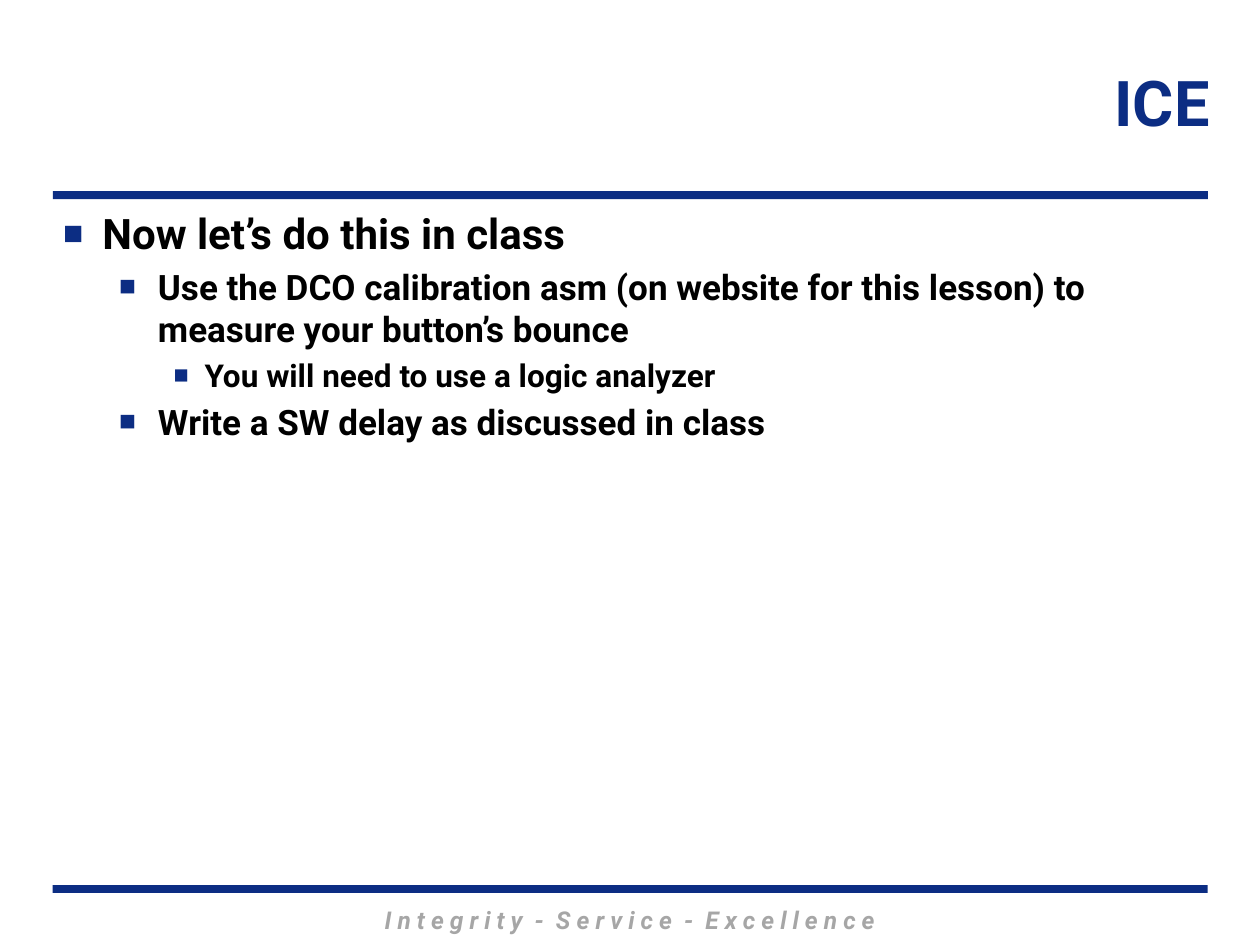
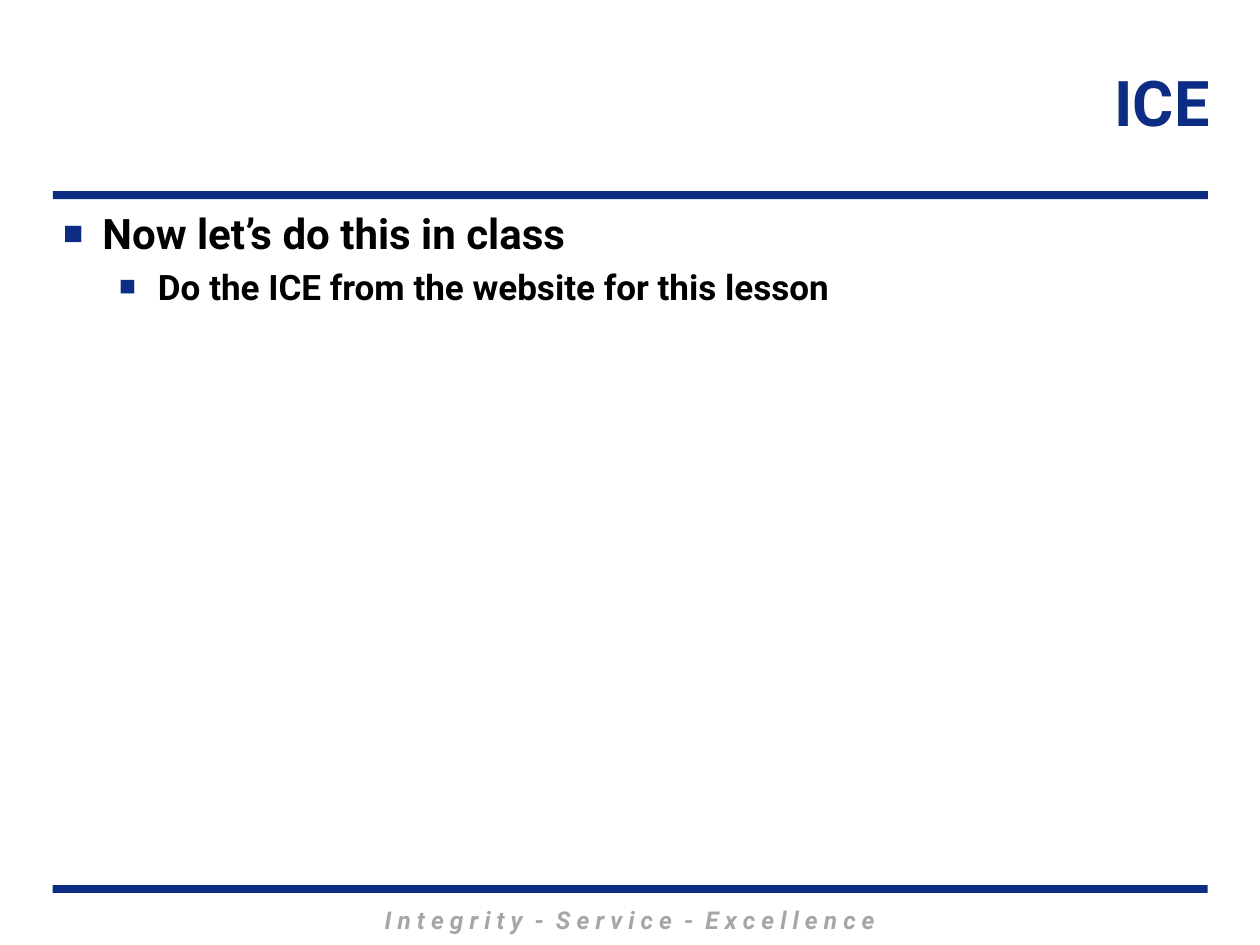
Before and after one commit to MarsUniversity/ECE382, a slide deck: slide 21 of source/lessons/lsn14-15/Lsn14-15.pptx. Drawn at 1260x945 pixels with LibreOffice and Linux fonts; fonts in the diff are those of the drawing; background and template pictures are left out. Boxes give left, top, right and bottom in pixels: in the first picture for what was removed or moved away, otherwise in the second. Text is boxed around its words. In the diff, an @@ line names an element or a change of style, - is before the commit and + after.

```diff
--- a/source/lessons/lsn14-15/Lsn14-15.pptx
+++ b/source/lessons/lsn14-15/Lsn14-15.pptx
@@ text at (158, 273, 829, 301): text changed @@
-  ■ Use the DCO calibration asm (on website for this lesson) to measure your button’s bounce
-    ■ You will need to use a logic analyzer
-  ■ Write a SW delay as discussed in class
+  ■ Do the ICE from the website for this lesson
```
Also in this commit, not shown: 1 other slide changed, 15 other files.
